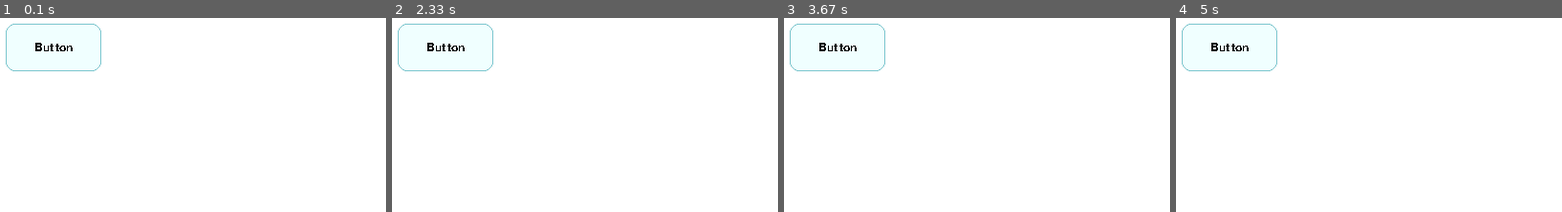
Above: before the commit, frames 1-4 (left to right).
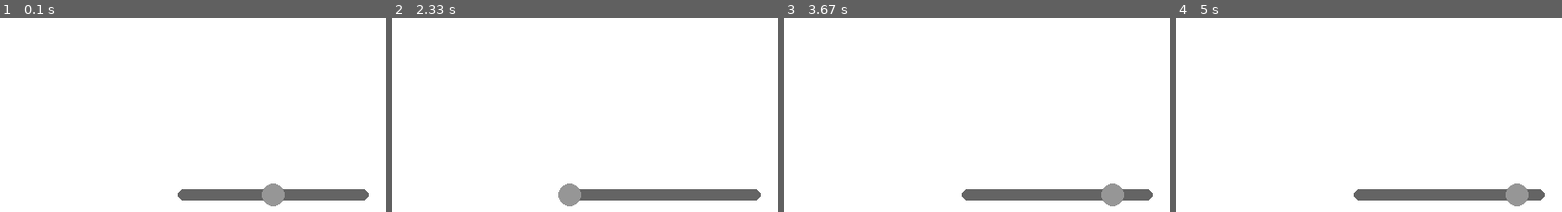
Above: after the commit, the same moments.

Repository: JBas/pygame_widgets_plus
Game: pygame game, started from tests/test_pygame_widgets_plus.py
Two runs of this game, one before a commit and one after it. Both use one fixed random seed, a clock stepped at 60 frames per second and the inputs below.
Inputs (mouse positions are in pixels of both pictures, inside the frame that each line leads up to):
- Up to frame 1 (0.1 s): no input
- Up to frame 2 (2.33 s): press the mouse at (666, 194) at 0.37 s; move the mouse to (577, 165) at 0.47 s; release the mouse at (488, 138) at 0.6 s; tap Enter at 0.67 s; press the mouse at (569, 194) at 1.03 s; move the mouse to (646, 194) at 1.13 s; release the mouse at (723, 194) at 1.27 s; press the mouse at (723, 194) at 1.37 s; move the mouse to (696, 126) at 1.47 s; release the mouse at (669, 58) at 1.6 s; press the mouse at (669, 194) at 1.7 s; move the mouse to (outside the picture) at 1.8 s; release the mouse at (outside the picture) at 1.93 s; press the mouse at (650, 194) at 2.03 s; move the mouse to (outside the picture) at 2.13 s; release the mouse at (outside the picture) at 2.27 s
- Up to frame 3 (3.67 s): press the mouse at (961, 194) at 2.37 s; move the mouse to (1038, 138) at 2.47 s; release the mouse at (1119, 83) at 2.6 s; press the mouse at (1119, 194) at 2.7 s; move the mouse to (outside the picture) at 2.8 s; release the mouse at (outside the picture) at 2.93 s; press the mouse at (1154, 194) at 3.03 s; move the mouse to (1015, 206) at 3.13 s; release the mouse at (outside the picture) at 3.27 s; press the mouse at (961, 194) at 3.37 s; move the mouse to (1038, 167) at 3.47 s; release the mouse at (1112, 140) at 3.6 s
- Up to frame 4 (5 s): press the mouse at (1504, 194) at 3.7 s; move the mouse to (1500, 182) at 3.8 s; release the mouse at (1492, 171) at 3.93 s; press the mouse at (1492, 194) at 4.03 s; move the mouse to (outside the picture) at 4.13 s; release the mouse at (outside the picture) at 4.27 s; press the mouse at (1457, 194) at 4.37 s; move the mouse to (1361, 180) at 4.47 s; release the mouse at (1260, 169) at 4.6 s; press the mouse at (1353, 194) at 4.7 s; move the mouse to (outside the picture) at 4.8 s; release the mouse at (outside the picture) at 4.93 s

The runs differ from the first frame. In frame 1, 3.6% of the frame differs, in the area x 1-96%, y 2-98%; in frame 2, 3.8%; in frame 3, 3.6%; in frame 4, 3.6%.

Commit message:
basic slider

Diff:
--- a/pygame_widgets_plus/__init__.py
+++ b/pygame_widgets_plus/__init__.py
@@ -1,7 +1,6 @@
+from pygame_widgets_plus.widgets import *
+from pygame_widgets_plus.manager import EventManager, WidgetManager
+
 __version__ = '0.1.0'
 
-__all__ = ["__version__", "Button", "Toggle", "EventManager", "WidgetManager"]
-
-from pygame_widgets_plus.widgets.button import Button
-from pygame_widgets_plus.widgets.toggle import Toggle
-from pygame_widgets_plus.manager import EventManager, WidgetManager
+__all__ = ["__version__", "Button", "Toggle", "TextArea", "Slider", "EventManager", "WidgetManager"]
--- a/pygame_widgets_plus/keyboard.py
+++ b/pygame_widgets_plus/keyboard.py
@@ -1,9 +1,20 @@
 import pygame
 
-class KeyboardHandler:
+class meta_KeyboardHandler(type):
+    def __init__(cls, *args, **kwargs):
+        cls._input = ""
+
+    @property
+    def input(cls):
+        return cls._input
+
+    @input.setter
+    def input(cls, s):
+        cls._input = s
+
+class KeyboardHandler(metaclass=meta_KeyboardHandler):
 
     def update(event):
-
         if (event.type == pygame.KEYDOWN):
-            print(event.unicode)
+            KeyboardHandler.input += event.unicode
         pass
--- a/pygame_widgets_plus/mouse.py
+++ b/pygame_widgets_plus/mouse.py
@@ -10,52 +10,53 @@
     MOUSEBUTTONDOWN = auto()
     MOUSEDRAGGED = auto()
 
-class MouseHandler:
+class meta_MouseHandler(type):
+    def __init__(cls, *args, **kwargs):
+        cls._mouseX = -1
+        cls._mouseY = -1
 
-    _mouseX = None
-    _mouseY = None
-
-    _prevState = MouseState.MOUSEIDLE
-    _state = MouseState.MOUSEIDLE
-
-    _isUp = True
+        cls._prevState = MouseState.MOUSEIDLE
+        cls._state = MouseState.MOUSEIDLE
 
     @property
-    def mouseX():
-        return MouseHandler._mouseX
+    def mouseX(cls):
+        return cls._mouseX
 
     @mouseX.setter
-    def mouseX(x):
-        MouseHandler._mouseX = x
+    def mouseX(cls, x):
+        cls._mouseX = x
 
     @property
-    def mouseY():
-        return MouseHandler._mouseY
+    def mouseY(cls):
+        return cls._mouseY
 
     @mouseY.setter
-    def mouseY(y):
-        MouseHandler._mouseY = y
+    def mouseY(cls, y):
+        cls._mouseY = y
 
     @property
-    def state():
-        return MouseHandler._state
+    def state(cls):
+        return cls._state
 
     @state.setter
-    def state(s):
-        MouseHandler._state = s
+    def state(cls, s):
+        cls._state = s
 
     @property
-    def prevState():
-        return MouseHandler._prevState
+    def prevState(cls):
+        return cls._prevState
 
     @prevState.setter
-    def prevState(p):
-        MouseHandler._prevState = p if (p != MouseState.MOUSEIDLE) else MouseHandler.prevState
+    def prevState(cls, p):
+        cls._prevState = p if (p != MouseState.MOUSEIDLE) else cls._prevState
+
+
+class MouseHandler(metaclass=meta_MouseHandler):
 
     def update(event):
-        (MouseHandler.mouseX, MouseHandler.mouseY) = pygame.mouse.get_pos()
 
         if event.type == pygame.MOUSEBUTTONUP:
+            (MouseHandler.mouseX, MouseHandler.mouseY) = event.pos
             if MouseHandler.prevState == MouseState.MOUSEBUTTONDOWN:
                 MouseHandler.prevState = MouseHandler.state
                 MouseHandler.state = MouseState.MOUSECLICK
@@ -64,13 +65,13 @@
                 MouseHandler.state = MouseState.MOUSEBUTTONUP
 
         elif event.type == pygame.MOUSEBUTTONDOWN:
-
+            (MouseHandler.mouseX, MouseHandler.mouseY) = event.pos
             MouseHandler.prevState = MouseHandler.state
             MouseHandler.state = MouseState.MOUSEBUTTONDOWN
 
         elif event.type == pygame.MOUSEMOTION:
-
-            if (MouseHandler._prevState == MouseState.MOUSEBUTTONDOWN):
+            (MouseHandler.mouseX, MouseHandler.mouseY) = event.pos
+            if (MouseHandler.prevState == MouseState.MOUSEBUTTONDOWN):
                 MouseHandler.prevState = MouseHandler.state
                 MouseHandler.state = MouseState.MOUSEDRAGGED
             else:
--- a/pygame_widgets_plus/widgets/__init__.py
+++ b/pygame_widgets_plus/widgets/__init__.py
@@ -1 +1,6 @@
 from pygame_widgets_plus.widgets.button import Button
+from pygame_widgets_plus.widgets.toggle import Toggle
+from pygame_widgets_plus.widgets.slider import Slider
+from pygame_widgets_plus.widgets.textarea import TextArea
+
+__all__ = ["Button", "Toggle", "TextArea", "Slider"]
--- a/pygame_widgets_plus/widgets/button.py
+++ b/pygame_widgets_plus/widgets/button.py
@@ -12,6 +12,7 @@
                          kwargs.get("onMouseReleased", None), kwargs.get("onMouseReleasedArgs", self),
                          kwargs.get("onMouseMoved", None), kwargs.get("onMouseMovedArgs", self))
 
+        self._isClicked = False
         self._isPressed = False
         self._isHovered = False
 
@@ -34,16 +35,21 @@
         if self._doesCollide(MouseHandler.mouseX, MouseHandler.mouseY):
             self._isHovered = True
             if (MouseHandler.state == MouseState.MOUSECLICK):
+                self._isClicked = True
+                self._isPressed = True
+            elif (MouseHandler.state == MouseState.MOUSEBUTTONDOWN):
                 self._isPressed = True
             else:
+                self._isClicked = False
                 self._isPressed = False
         else:
             self._isHovered = False
+            self._isClicked = False
             self._isPressed = False
 
         # print(self._isHovered, self._isPressed)
 
-        if self._isPressed and self._onMouseClicked:
+        if self._isClicked and self._onMouseClicked:
             self._onMouseClicked(self._onMouseClickedArgs)
 
     def draw(self):
--- /dev/null
+++ b/pygame_widgets_plus/widgets/slider.py
@@ -0,0 +1,57 @@
+from pygame_widgets_plus.widget import WidgetBase
+from pygame_widgets_plus.mouse import MouseHandler, MouseState
+from pygame_widgets_plus.helpers import input2Color
+
+import pygame.draw
+
+class Slider(WidgetBase):
+    def __init__(self, surface, x, y, width, height, **kwargs):
+        super().__init__(surface, x, y, width, height,
+                         kwargs.get("onMouseClicked", None), kwargs.get("onMouseClickedArgs", self),
+                         kwargs.get("onMousePressed", None), kwargs.get("onMousePressedArgs", self),
+                         kwargs.get("onMouseReleased", None), kwargs.get("onMouseReleasedArgs", self),
+                         kwargs.get("onMouseMoved", None), kwargs.get("onMouseMovedArgs", self))
+
+        self._min = kwargs.get("min", 0)
+        self._max = kwargs.get("max", 10)
+        self._value = kwargs.get("value", 5)
+
+
+        self._rect.center = (x, y)
+
+        self._handleRadius = height // 4
+        self._handleRect = pygame.Rect(x, y, self._handleRadius*2, self._handleRadius*2)
+        self._handleRect.center = (x, y)
+
+        self._barRect = pygame.Rect(x, y, width, height//4)
+        self._barRect.center = (x, y)
+        self._active = False
+
+        self._physDist = self._barRect.right - self._barRect.left
+
+    def _doesCollide(self, x, y):
+        return self._handleRect.collidepoint(x, y)
+
+    def calculateValue(self):
+        d = (self._physDist - self._handleRect.centerx)
+        return
+
+    def update(self):
+        if self._doesCollide(MouseHandler.mouseX, MouseHandler.mouseY):
+            if (MouseHandler.state == MouseState.MOUSEBUTTONDOWN):
+                self._active = True
+        if (MouseHandler.state == MouseState.MOUSEBUTTONUP):
+                self._active = False
+
+        if self._active:
+            if MouseHandler.mouseX >= self._barRect.right:
+                self._handleRect.centerx = self._barRect.right
+            elif MouseHandler.mouseX <= self._barRect.left:
+                self._handleRect.centerx = self._barRect.left
+            else:
+                self._handleRect.centerx = MouseHandler.mouseX
+
+    def draw(self):
+        pygame.draw.rect(self._surface, (100, 100, 100), self._barRect, border_radius=20)
+        pygame.draw.circle(self._surface, (150, 150, 150), self._handleRect.center, self._handleRadius)
+        pass
--- /dev/null
+++ b/pygame_widgets_plus/widgets/textarea.py
@@ -0,0 +1,30 @@
+from pygame_widgets_plus.widget import WidgetBase
+
+import pygame
+
+class TextArea(WidgetBase):
+
+    def __init__(self, surface, x, y, width, height, **kwargs):
+        super().__init__(surface, x, y, width, height)
+
+        self._text = kwargs.get("text", "What would you like to say?")
+        self._textArea = pygame.Surface((width, height))
+        self._textArea.fill("white")
+
+        font = pygame.font.Font(None, 12)
+        self.xtext = font.render(self._text, False, "green")
+        self.xtextpos = self.xtext.get_rect()
+        self._textArea.blit(self.xtext, self.xtextpos)
+
+        self._textArea.scroll(20, 20)
+
+        self._active = False
+
+    def update(self):
+        pass
+
+    def draw(self):
+
+        pygame.draw.rect(self._surface, (51, 51, 51), self._rect, border_radius=10)
+        # self._surface.blit(self._textArea, self._rect)
+        pass
--- a/tests/test_pygame_widgets_plus.py
+++ b/tests/test_pygame_widgets_plus.py
@@ -18,7 +18,7 @@
     screen = pygame.display.set_mode((600, 400))
     clock = pygame.time.Clock()
 
-    b = Button(screen, 20, 20, 100, 50, onMouseClicked=output)
+    b = Slider(screen, 300, 200, 200, 50)
 
     # main game loop
     done = 0
